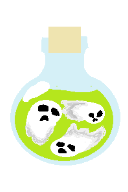
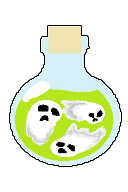
Layered file, before and after one edit (128px x 192px). Changes by layer:
pixels changed over [9, 25, 122, 167] (layer not identified)
